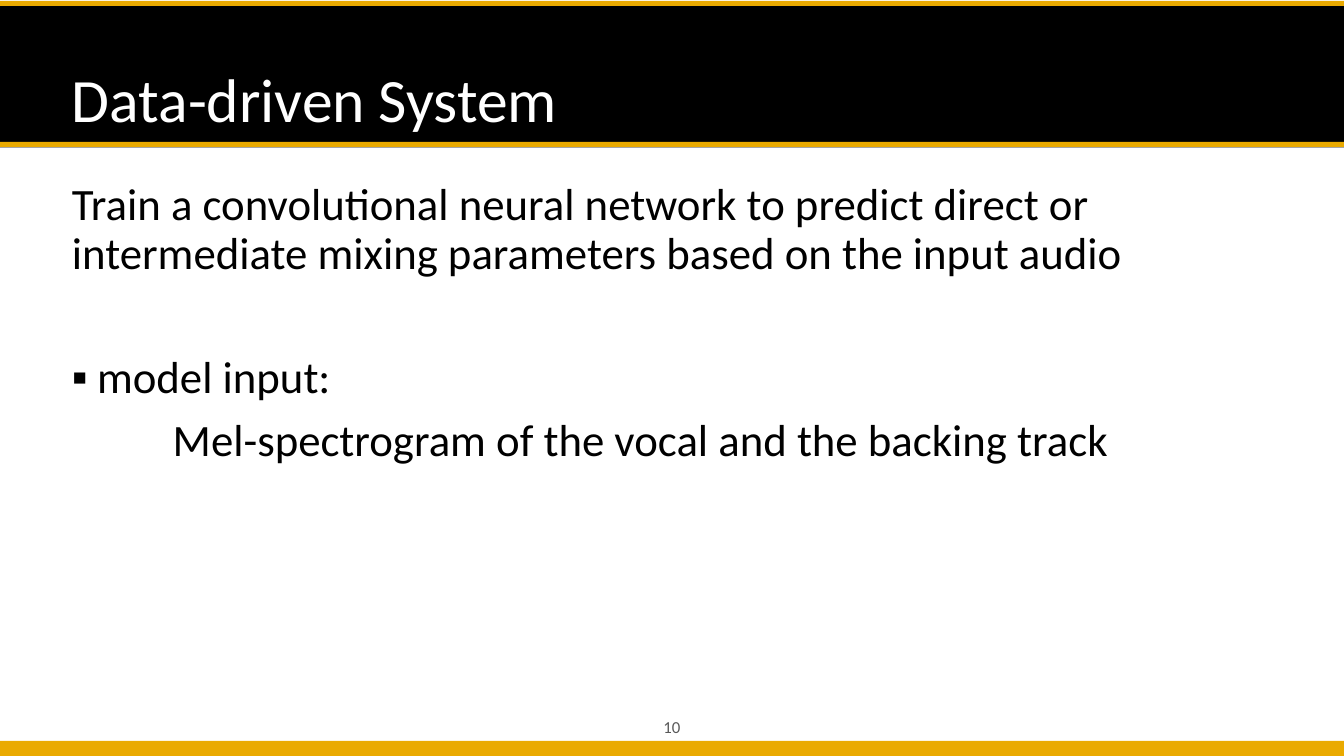
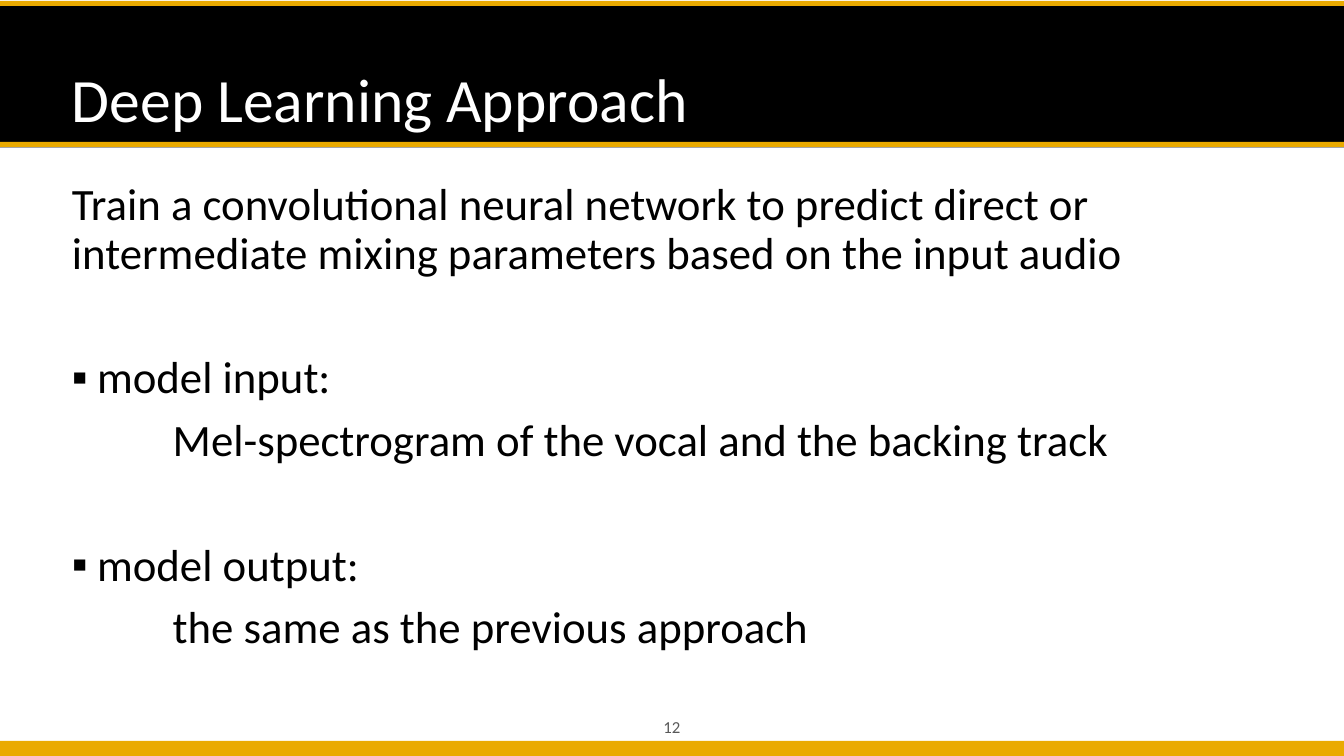
Before and after one commit to likelian/Lab_spring2022, a slide deck: slide 12 of doc/PPT_final/ Automatic Mixing.pptx (slide 10 before the commit). Drawn at 1344x756 pixels with LibreOffice and Linux fonts; fonts in the diff are those of the drawing; background and template pictures are left out. Boxes give left, top, right and bottom in pixels: in the first picture for what was removed or moved away, otherwise in the second. Text is boxed around its words. In the diff, an @@ line names an element or a change of style, - is before the commit and + after.

Commit message:
edit slides

```diff
--- a/doc/PPT_final/ Automatic Mixing.pptx
+++ b/doc/PPT_final/ Automatic Mixing.pptx
@@ title at (72, 79, 687, 133): text changed @@
-Data-driven System
+Deep Learning Approach
@@ text at (97, 550, 808, 651): paragraphs added @@
+▪ model output:
+the same as the previous approach
@@ page number at (663, 722, 680, 733): text changed @@
-10
+12
```
Also in this commit, not shown: 6 other slides changed, 2 slides added, 1 slide removed, 8 other files.
